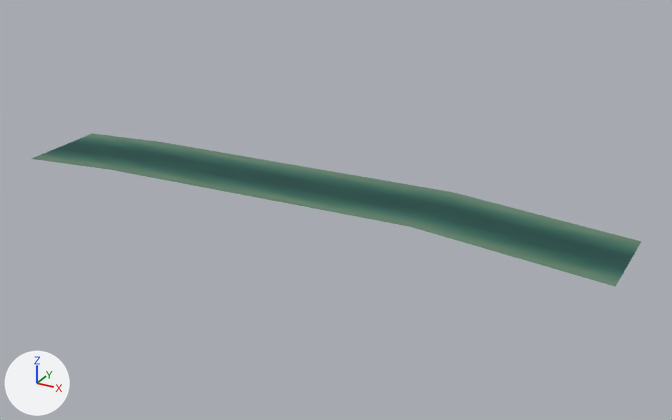
What one commit did to the glTF model games/yorimichi/assets/belmonte/meshes/SM_BM_BC_Water_4.glb.
Camera for both pictures: a camera (50 mm lens) standing at (819.0, -488.0, 112.0) and looking at (651.0, -182.0, -41.0). Arrows for +X, +Y and +Z are at lower left; the lights stay in place. The picture after the commit comes second.

Before the edit, the objects in view are built like this:
```python
me_sm_bc_water_4 = bpy.data.meshes.new('SM_BC_Water_4')
me_sm_bc_water_4.from_pydata(...)  # 781 vertices, 1398 faces; spans x 512.0..768.0, y -213.0..-157.0, z -35.0..-33.0
me_sm_bc_water_4.materials.append(mat_bm_000_m_water_004)
ob_sm_bm_bc_water_4 = bpy.data.objects.new('SM_BM_BC_Water_4', me_sm_bc_water_4)
ob_sm_bm_bc_water_4.location = (0.0, 0.0, 0.0)
```
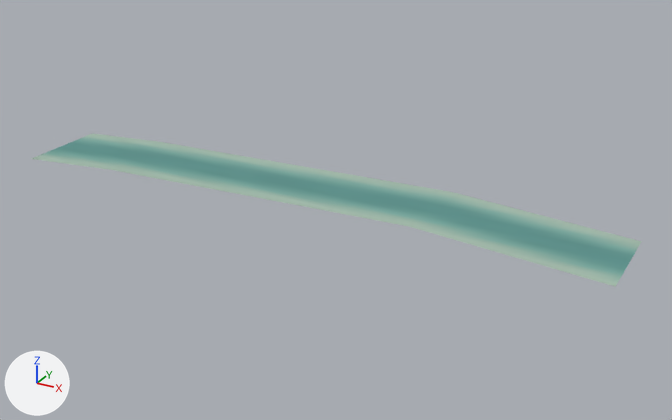
Boxes (x1, y1, x2, y2) around the edits, measured in the pictures (672 x 420 px):
part 1 of me_sm_bc_water_4, recoloured (dark cyan to cyan): (46, 140, 636, 274) in both
part 2 of me_sm_bc_water_4, recoloured: (31, 133, 642, 287) in both
part 3 of me_sm_bc_water_4, recoloured: (40, 136, 638, 279) in both

What changed in the scene script:
```text
Change me_sm_bc_water_4:
    where me_sm_bc_water_4.from_pydata(...)  # 781 vertices, 1398 faces; spans x 512.0..768.0, y -213.0..-157.0, z -35.0..-33.0
    used by ob_sm_bm_bc_water_4; location = (0.0, 0.0, 0.0)
    me_sm_bc_water_4 part 1: 642 faces centred in x 514.0..767.0, y -202.0..-169.0, z -34.0..-33.0 are repainted in the vertex colours; the middle colour goes from dark cyan #1b4c46 to cyan #5c948f
    me_sm_bc_water_4 part 2: 457 faces centred in x 514.0..767.0, y -212.0..-158.0, z -34.0..-33.0 are repainted in the vertex colours; the middle colour goes from greyish green #608069 to grey #a5bcac
    me_sm_bc_water_4 part 3: 299 faces centred in x 514.0..767.0, y -206.0..-162.0, z -34.0..-33.0 are repainted in the vertex colours; the middle colour goes from dark green #3c6c5b to greyish green #85aea1
```
